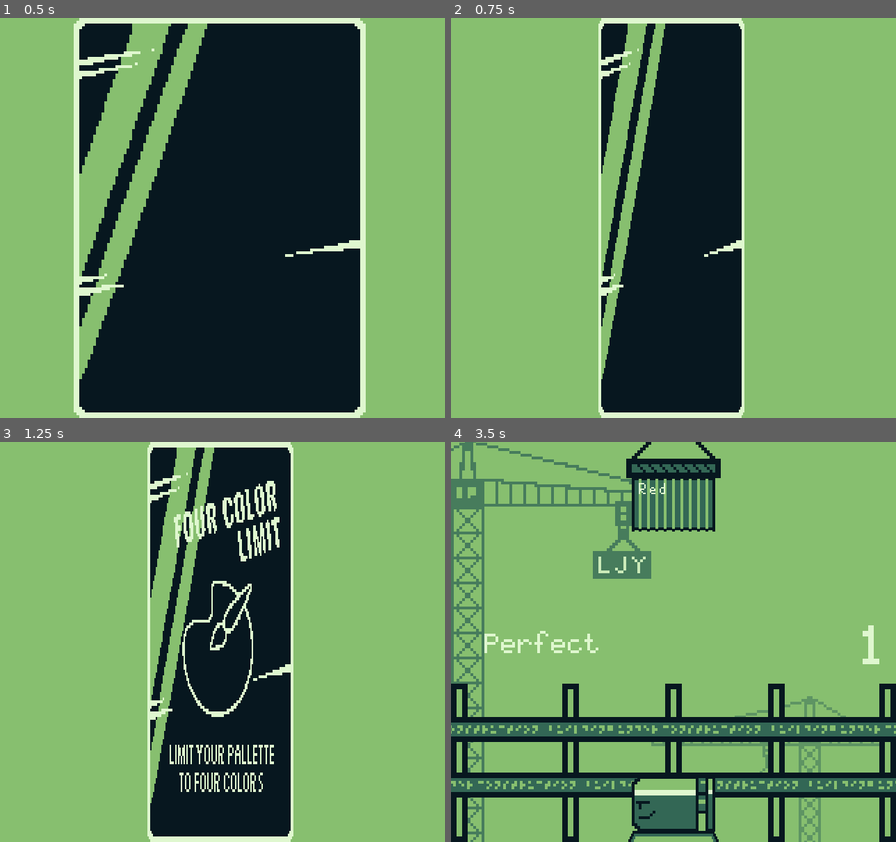
Above: before the commit, frames 1-4 (two rows, left to right).
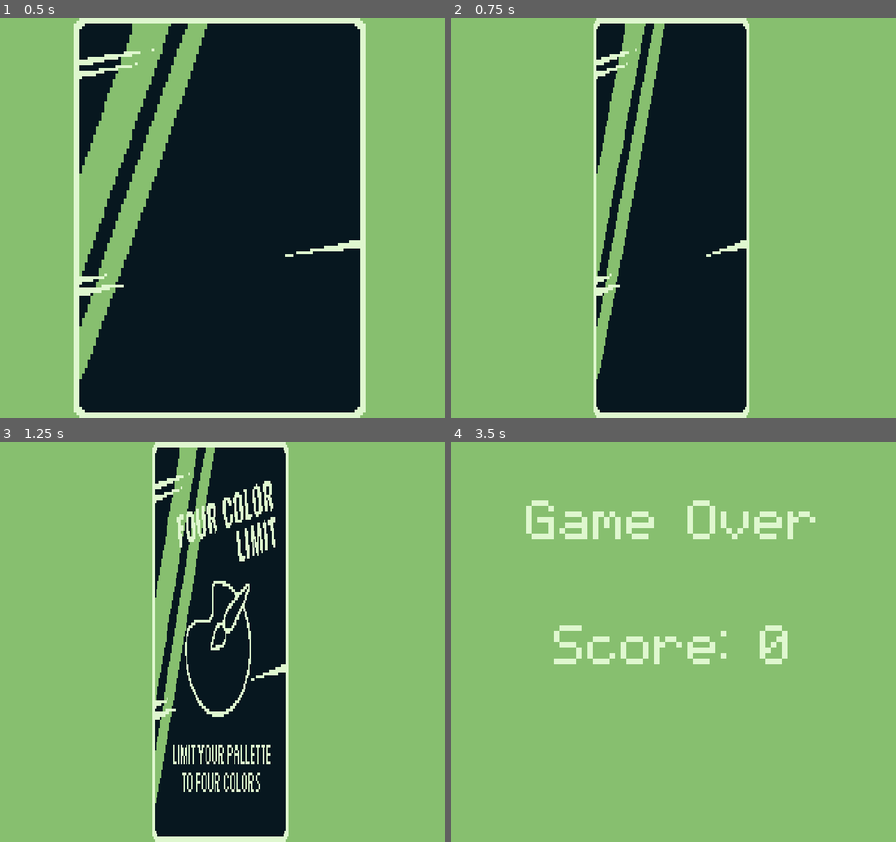
Above: after the commit, the same moments.

Repository: Ride-A-Pig/Tower-Bloxx
Game: Godot game, scene res://Scene/Start.tscn
Two runs of this game, one before a commit and one after it. Both use one fixed random seed, a clock stepped at 60 frames per second and the inputs below.
Inputs:
- Up to frame 1 (0.5 s): no input
- Up to frame 2 (0.75 s): tap Enter (ui_accept) at 0.5 s; hold Enter (ui_accept) from 0.53 s (still down)
- Up to frame 3 (1.25 s): keep holding Enter (ui_accept)
- Up to frame 4 (3.5 s): release Enter (ui_accept) at 1.28 s; tap Enter (ui_accept) at 1.35, 1.52, 1.82, 2, 2.85, 3.02, 3.32 s; hold Enter (ui_accept) 2.03-2.78 s

Frame 1 is identical in both runs. In frame 2, 5.0% of the frame differs, in the area x 32-68%, y 0-100%; in frame 3, 7.5%; in frame 4, 28%, in the area x 0-100%, y 0-100%.

Commit message:
bug fix

Diff:
--- a/Scene/MainScene.tscn
+++ b/Scene/MainScene.tscn
@@ -468,6 +468,7 @@
 bias = 0.5
 
 [node name="AnimationPlayer" type="AnimationPlayer" parent="Camera2D"]
+autoplay = "Mag"
 anims/Mag = SubResource( 10 )
 anims/RESET = SubResource( 11 )
 
--- a/Scene/Room.gd
+++ b/Scene/Room.gd
@@ -16,7 +16,8 @@
 #	if GlobalValue.score>=4:
 #		get_node_or_null("/root/Main/Camera2D").position.y-=20
 	GlobalValue._add_score()
-	set_deferred("linear_velocity",Vector2.ZERO)
+	linear_velocity = Vector2.ZERO
+	angular_velocity = 0
 	cam_up = global_position.y-body.global_position.y
 	var offset = abs(global_position.x-body.global_position.x)
 	var tween = create_tween()
@@ -43,6 +44,7 @@
 		set_deferred("mode",RigidBody2D.MODE_STATIC)
 		var tween = create_tween()
 		tween.tween_property(self,"global_rotation_degrees",0.0,0.2)
+		print("Out")
 
 
 func _game_over():
--- a/Scene/Room.tscn
+++ b/Scene/Room.tscn
@@ -5,8 +5,6 @@
 [ext_resource path="res://src/SFX_water_drop_01.wav" type="AudioStream" id=3]
 
 [sub_resource type="PhysicsMaterial" id=2]
-rough = true
-absorbent = true
 
 [sub_resource type="RectangleShape2D" id=1]
 extents = Vector2( 15, 10 )
@@ -16,7 +14,6 @@
 
 [node name="Room" type="RigidBody2D" groups=["Room"]]
 collision_layer = 3
-mass = 10.2041
 physics_material_override = SubResource( 2 )
 contacts_reported = 1
 contact_monitor = true
--- a/project.godot
+++ b/project.godot
@@ -57,10 +57,9 @@
 [physics]
 
 common/physics_fps=1000
-common/physics_jitter_fix=0.0
-2d/bvh_collision_margin=0.0
+2d/physics_engine="GodotPhysics"
+2d/thread_model=2
 2d/default_gravity=980
-common/physics_interpolation=true
 
 [rendering]
 
